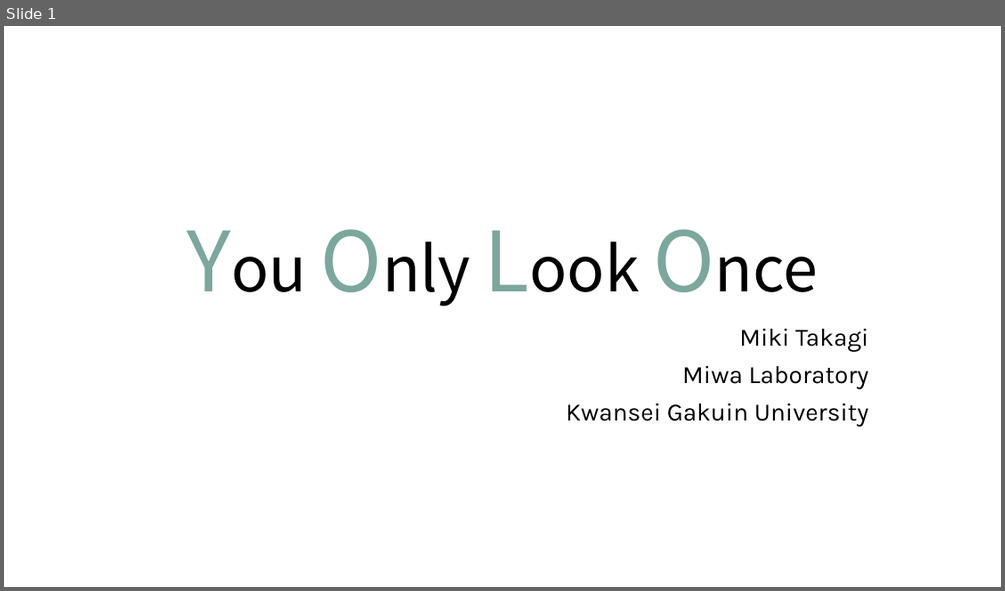
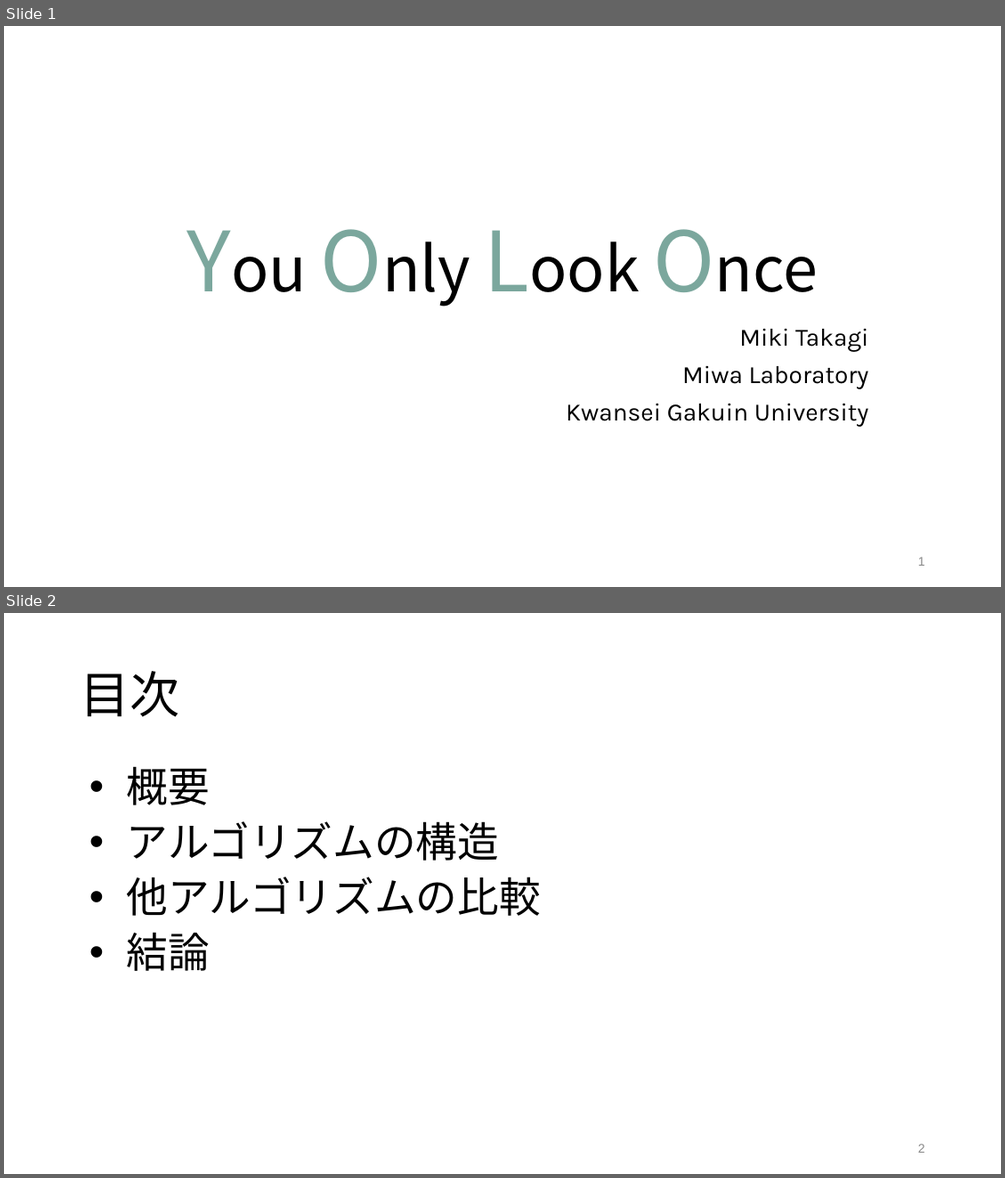
Before and after one commit to tackky/YOLO, a slide deck: yolo.pptx. Shown one above the other, each under a label of ours: slide 1 before the commit, slides 1 and 2 after it. The pictures are 1005x591 and 1005x1178 pixels, drawn with LibreOffice and Linux fonts; fonts in the diff are those of the drawing. Boxes give left, top, right and bottom in pixels: in the first picture for what was removed or moved away, otherwise in the second. Text is boxed around its words. In the diff, an @@ line names an element or a change of style, - is before the commit and + after.

```diff
--- a/yolo.pptx
+++ b/yolo.pptx
@@ slide 2 added at <box>4,613,1001,1174</box>, background #FFFFFF @@
@@ title added at <box>80,671,179,717</box>, 48 pt, text #000000 @@
+目次
@@ text added at <box>127,766,541,971</box>, 40 pt, text #000000 @@
+• 概要
+• アルゴリズムの構造
+• 他アルゴリズムの比較
+• 結論
@@ page number added at <box>918,1143,925,1152</box>, 12 pt, text #888888 @@
+2
@@ slide 1 changed as well @@
@@ page number added at <box>918,556,925,565</box>, 12 pt, text #888888 @@
+1
```
Also in this commit, not shown: 2 other slides changed, 5 other slides added, 1 slide removed, 2 other files.
